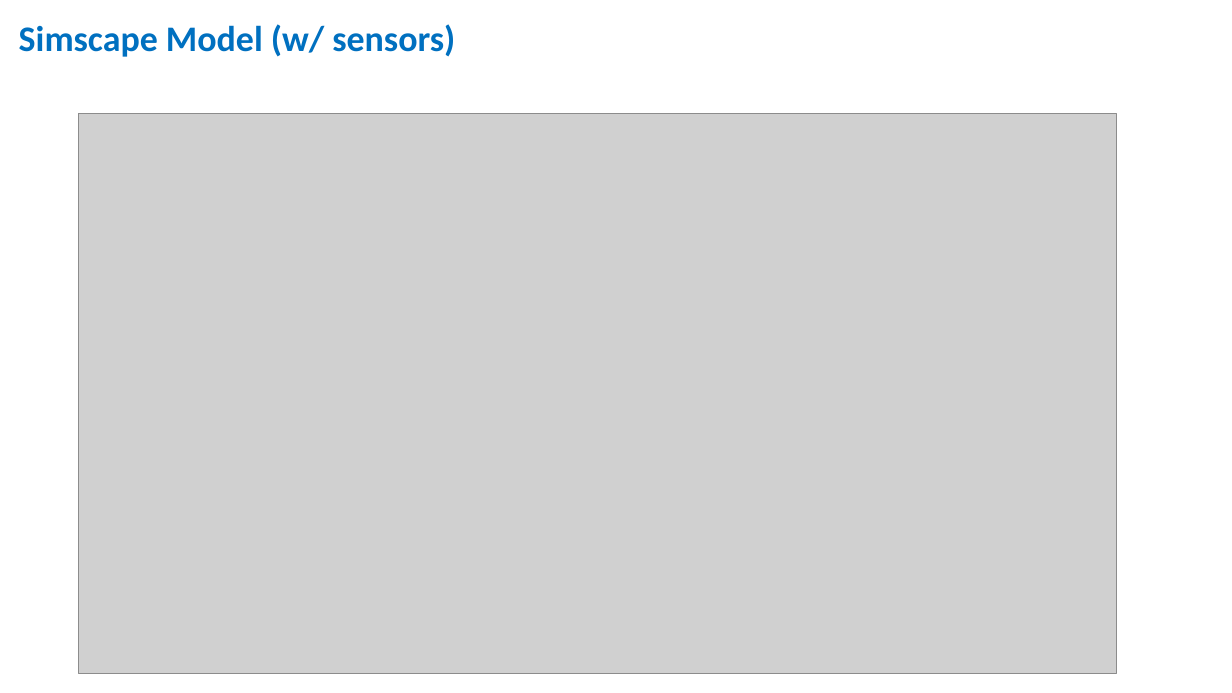
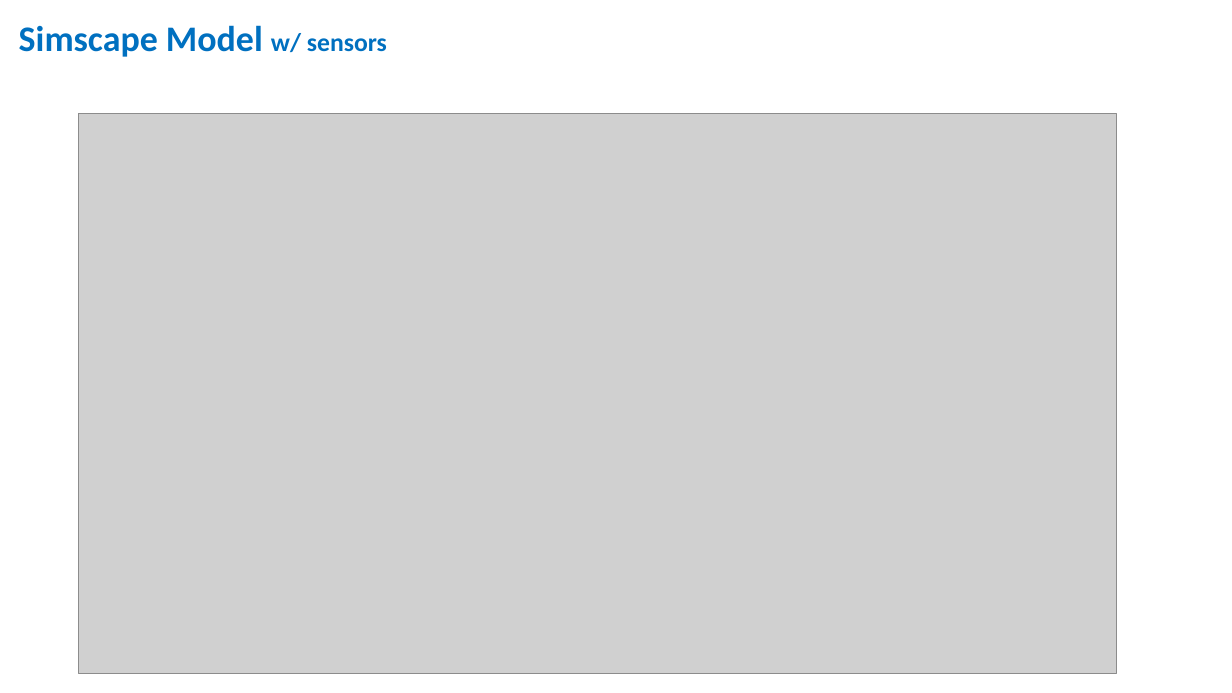
Before and after one commit to icub-tech-iit/ventilator-FI5, a slide deck: slide 18 of models/simscape/analysis/analysis.pptx. Drawn at 1232x693 pixels with LibreOffice and Linux fonts; fonts in the diff are those of the drawing; grey boxes stand for pictures; background and template pictures are left out. Boxes give left, top, right and bottom in pixels: in the first picture for what was removed or moved away, otherwise in the second. Text is boxed around its words. In the diff, an @@ line names an element or a change of style, - is before the commit and + after.

```diff
--- a/models/simscape/analysis/analysis.pptx
+++ b/models/simscape/analysis/analysis.pptx
@@ text at [19, 25, 387, 57]: text changed @@
-Simscape Model (w/ sensors)
+Simscape Model w/ sensors
```
Also in this commit, not shown: 2 other slides changed, 2 slides added.
